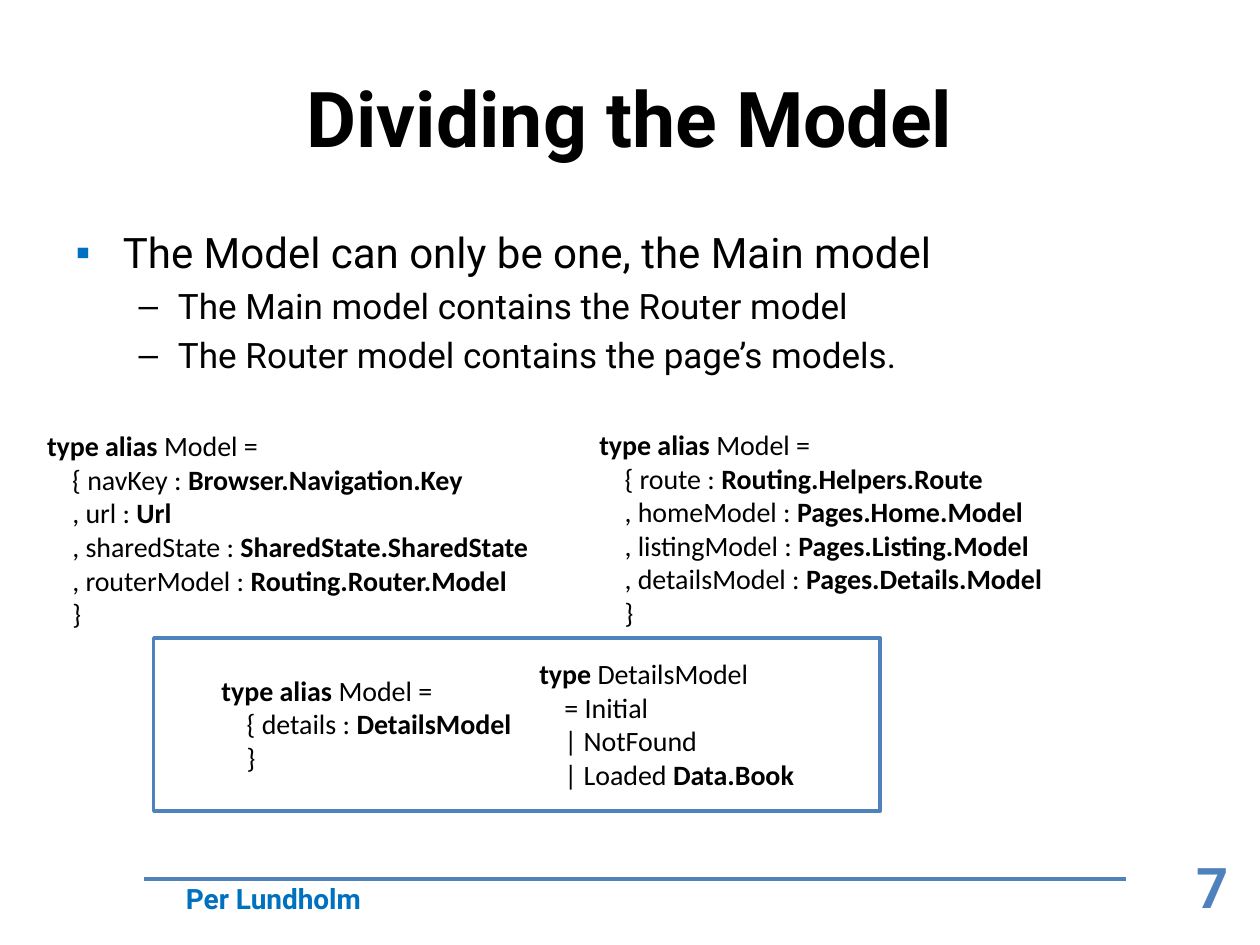
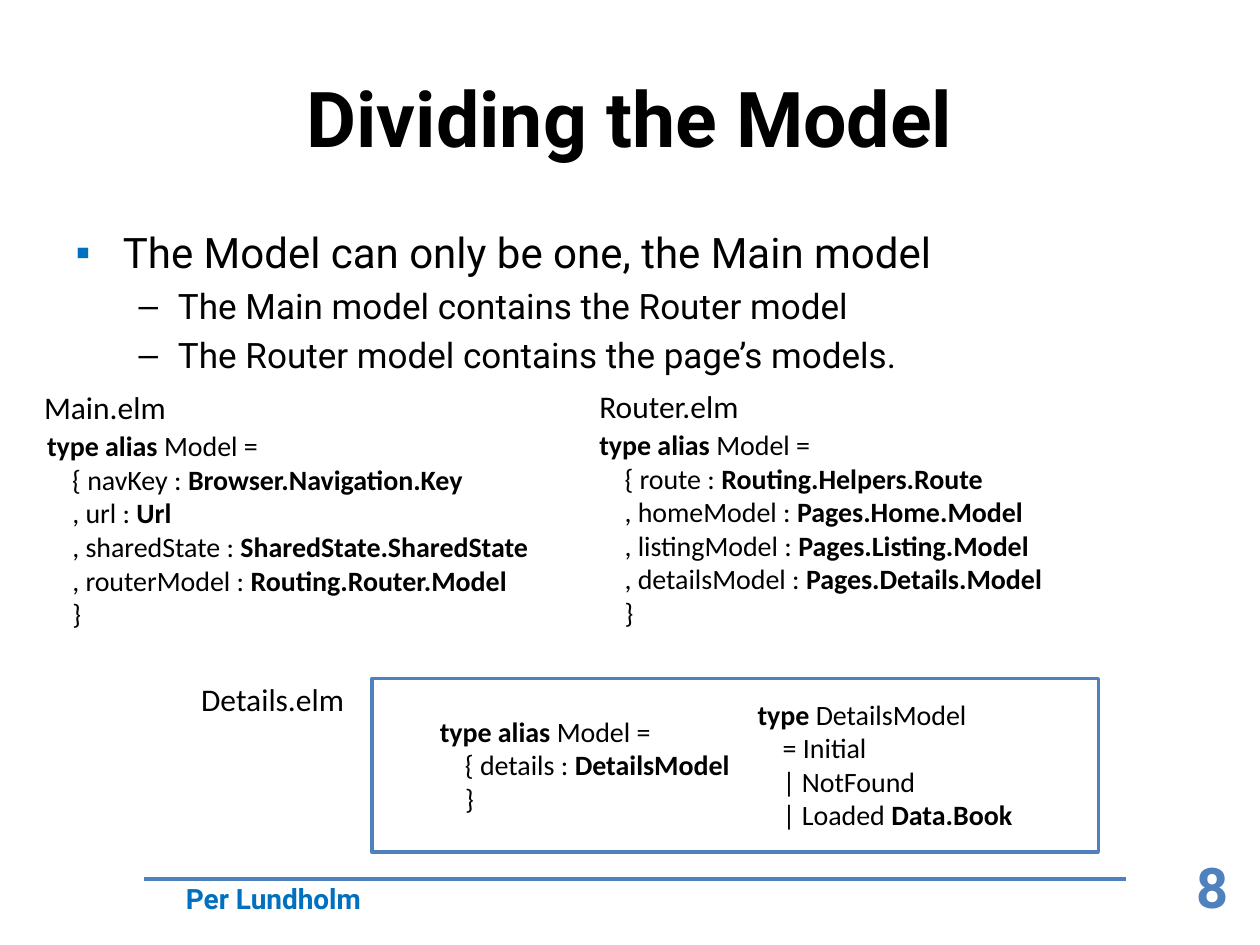
Before and after one commit to perty/elm-navigation-test, a slide deck: slide 8 of elm spa navigation.pptx (slide 7 before the commit). Drawn at 1260x945 pixels with LibreOffice and Linux fonts; fonts in the diff are those of the drawing; background and template pictures are left out. Boxes give left, top, right and bottom in pixels: in the first picture for what was removed or moved away, otherwise in the second. Text is boxed around its words. In the diff, an @@ line names an element or a change of style, - is before the commit and + after.

```diff
--- a/elm spa navigation.pptx
+++ b/elm spa navigation.pptx
@@ text added at box(44, 397, 166, 420), 18 pt, text #000000 @@
+Main.elm
@@ text added at box(599, 396, 738, 419), 18 pt, text #000000 @@
+Router.elm
@@ text added at box(201, 689, 344, 712), 18 pt, text #000000 @@
+Details.elm
@@ 2 texts, 1 rectangle: place and size @@
-2 texts, 1 rectangle at box(154, 638, 881, 811)
+2 texts, 1 rectangle at box(372, 679, 1099, 853)
@@ page number at box(1197, 867, 1229, 909): text changed @@
-7
+8
```
Also in this commit, not shown: 3 other slides changed, 1 slide added.
